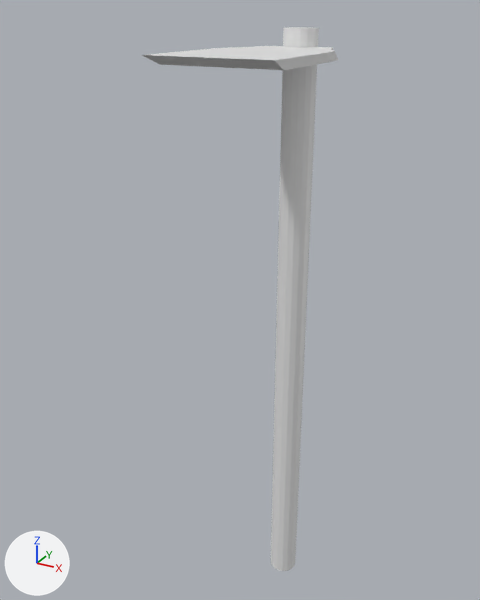
One commit to the FBX model Assets/Prefabs/Modles/New/Hoe.fbx: the scene before it, then after it.
One viewpoint serves both versions: a 50 mm lens placed at (0.834, -1.876, 1.052), pointed at (-0.096, -0.187, 0.207). Arrows for +X, +Y and +Z are at lower left; the lights stay in place. The first picture is the older version. Where no turn or scale is listed for an object, it has been applied to the vertices.
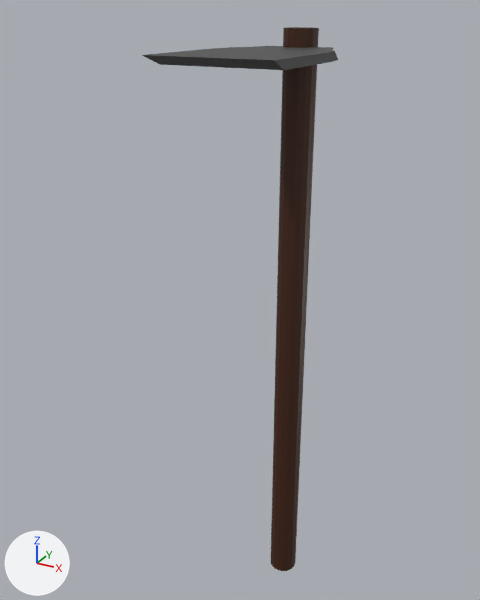
Scene script edits in JSON lines:
```json
{"op": "add", "block": "mat_material_001", "code": ["mat_material_001 = principled_material('Material.001')", "mat_material_001.base_color = (0.0548, 0.0139, 0.00222)  # brown #421f07"]}
{"op": "add", "block": "mat_material", "code": ["mat_material = principled_material('Material')", "mat_material.base_color = (0.0548, 0.0548, 0.0548)  # dark grey #424242"]}
{"block": "me_grid_001", "where": "me_grid_001.from_pydata(...)  # 96 vertices, 94 faces; spans x -0.174..0.174, y -0.15..0.417, z -0.025..0.0"}
{"op": "add", "block": "me_grid_001", "code": "me_grid_001.materials.append(mat_material)  # dark grey #424242"}
{"block": "me_cylinder", "where": "me_cylinder.from_pydata(...)  # 32 vertices, 18 faces; spans x -0.05..0.05, y -0.05..0.05, z -1.0..1.0"}
{"op": "add", "block": "me_cylinder", "code": "me_cylinder.materials.append(mat_material_001)  # brown #421f07"}
```

What differs and where, as boxes [x1, y1, x2, y2] in the pictures (480 x 600 px):
```json
{"object": "Cylinder", "change": "recoloured", "before": [271, 27, 319, 571], "after": [271, 27, 319, 571], "on screen": "white to brown"}
{"object": "Grid", "change": "recoloured", "before": [142, 46, 338, 70], "after": [142, 46, 338, 70], "on screen": "white to dark grey"}
```
